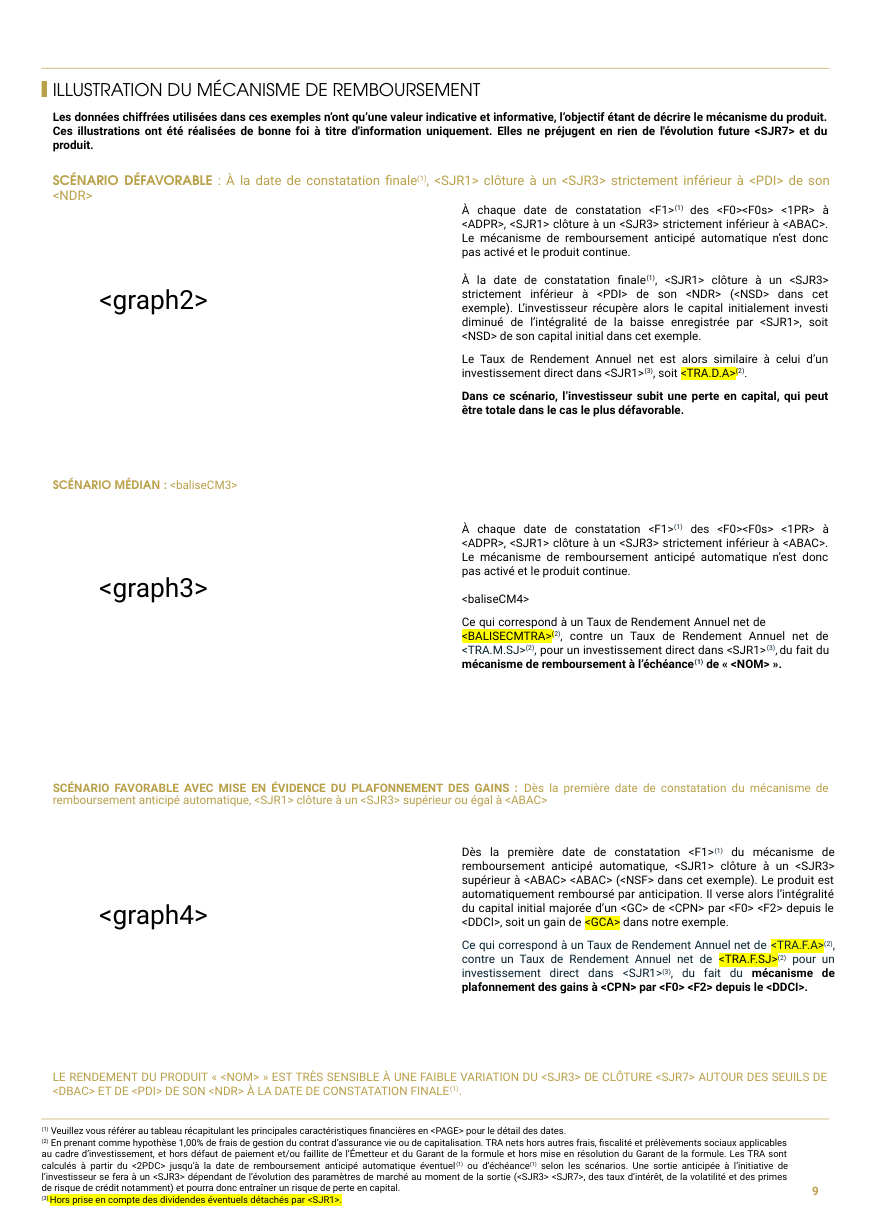
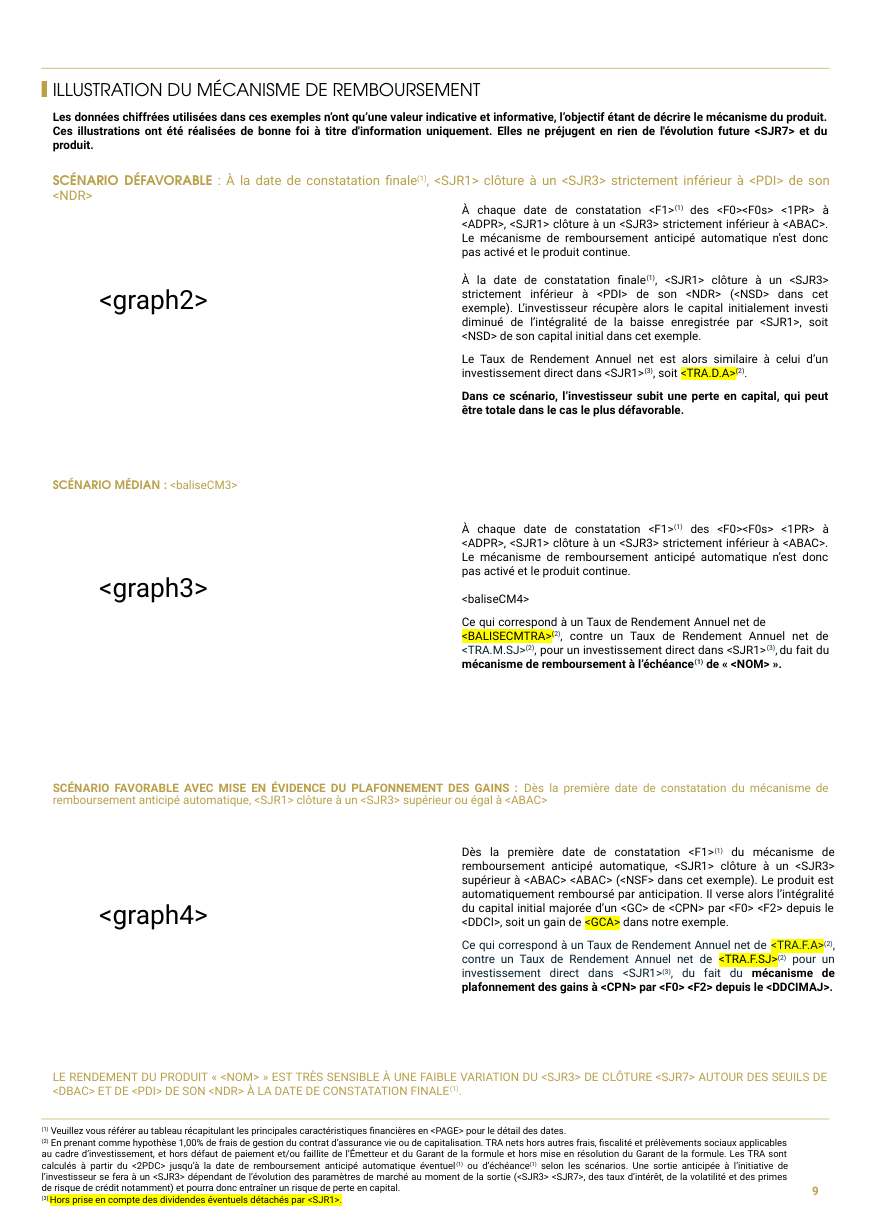
Before and after one commit to guillaumejacquin/equitim-project, a slide deck: slide 9 of Templates/testmercredi.pptx. Drawn at 871x1232 pixels with LibreOffice and Linux fonts; fonts in the diff are those of the drawing; background and template pictures are left out. Boxes give left, top, right and bottom in pixels: in the first picture for what was removed or moved away, otherwise in the second. Text is boxed around its words. In the diff, an @@ line names an element or a change of style, - is before the commit and + after.

```diff
--- a/Templates/testmercredi.pptx
+++ b/Templates/testmercredi.pptx
@@ text at bbox=[462, 940, 835, 994]: text changed @@
-Ce qui correspond à un Taux de Rendement Annuel net de <TRA.F.A>(2), contre un Taux de Rendement Annuel net de <TRA.F.SJ>(2) pour un investissement direct dans <SJR1>(3), du fait du mécanisme de plafonnement des gains à <CPN> par <F0> <F2> depuis le <DDCI>.
+Ce qui correspond à un Taux de Rendement Annuel net de <TRA.F.A>(2), contre un Taux de Rendement Annuel net de <TRA.F.SJ>(2) pour un investissement direct dans <SJR1>(3), du fait du mécanisme de plafonnement des gains à <CPN> par <F0> <F2> depuis le <DDCIMAJ>.
```
Also in this commit, not shown: 1 other slide changed, 19 other files.
